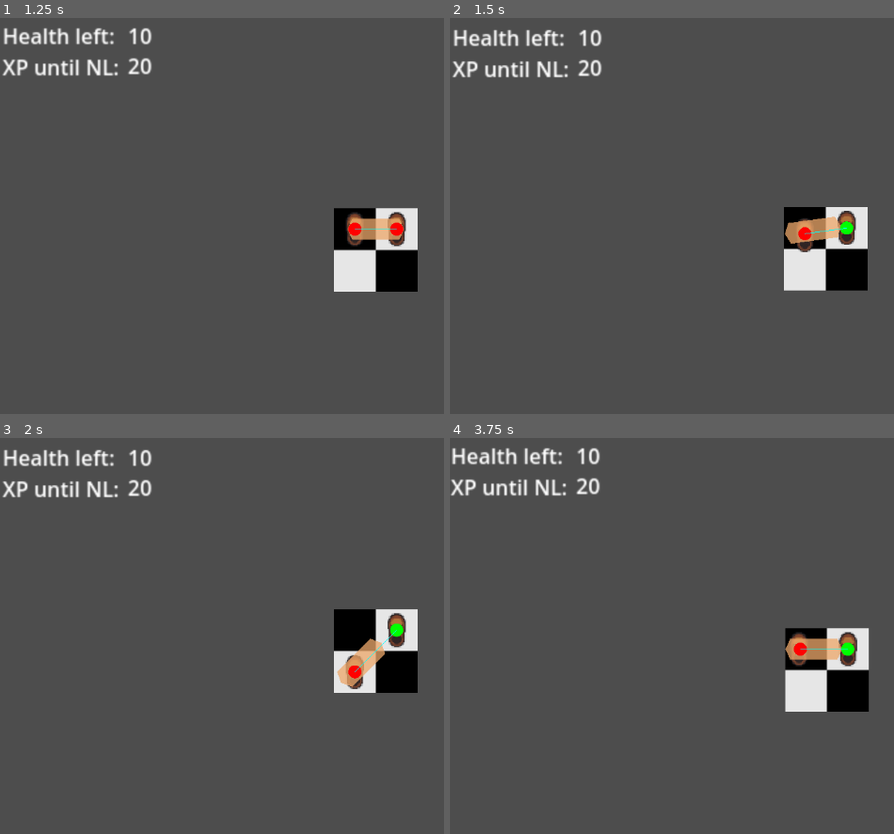
Above: before the commit, frames 1-4 (two rows, left to right).
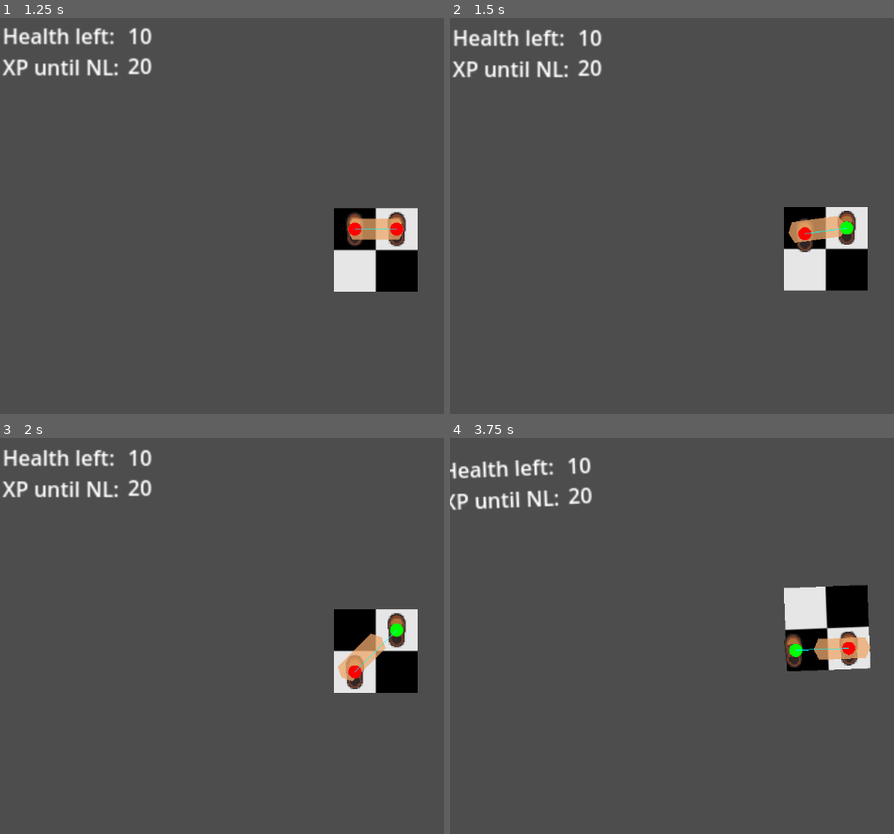
Above: after the commit, the same moments.

Repository: Meatplanter/Kelp_44
Game: Godot game, scene res://rogue_b.tscn
Same seed, same stepped clock (60 frames per second), same inputs: the game is played once before the commit and once after it. This scene is started directly instead of the project's main scene.
Inputs:
- Up to frame 1 (1.25 s): tap Enter at 0.5 s; hold D (LS_move_right) from 0.53 s (still down); hold M (ChangeMode) from 0.53 s (still down)
- Up to frame 2 (1.5 s): tap Space (Space) at 1.25, 1.35 s; release D (LS_move_right) at 1.28 s; release M (ChangeMode) at 1.28 s; hold X (LS_move_down) from 1.28 s (still down)
- Up to frame 3 (2 s): keep holding X (LS_move_down)
- Up to frame 4 (3.75 s): release X (LS_move_down) at 2.03 s; hold D (LS_move_right) 2.03-2.78 s; hold Shift (TargettingMode) 2.03-2.78 s; hold Q (LS_move_leftup) 2.78-3.53 s; tap 1 at 2.85 s; hold A (LS_move_left) from 3.53 s (still down); tap 2 at 3.6 s

Frame 1 is identical in both runs. In frame 2, 0.1% of the frame differs, in the area x 75-89%, y 49-58%; in frame 3, 0.3%; in frame 4, 7.5%, in the area x 0-95%, y 2-70%.

Commit message:
Movement, camera finished I think

Diff:
--- a/camera.gd
+++ b/camera.gd
@@ -1,6 +1,7 @@
 extends Node
 
 var cameraState = 0 #0 looking up, 1 looking right, 2 looking down, 3 looking left
+var cameraLooking = Vector2.UP
 
 #vector camera normal
 var VecRight = Vector2.RIGHT
--- a/camera_2d_new.gd
+++ b/camera_2d_new.gd
@@ -1,6 +1,7 @@
 extends Camera2D
 
-var lastRotationAngle = Movement.cumulativeAngle
+var lastRotationAngle = 0
+var rotThreshold = 90
 
 #var normal_zoom := Vector2(2,2)
 #
@@ -30,15 +31,45 @@
 		#else:
 			#zoom = normal_zoom / max(scale,1.0)
 
-func rotate_camera(right: bool):
 
-	lastRotationAngle = Movement.cumulativeAngle
+
+func rotate_camera(clockwise: bool): #if true turn camera right, if false turn left
+	if clockwise == true:
+		self.rotate(PI/2)
+		Camera.cameraState = wrapf(Camera.cameraState+1,0,4)
+		Movement.rotOffset += PI/2
+
+	elif clockwise == false:
+		self.rotate(-PI/2)
+		Camera.cameraState = wrapf(Camera.cameraState-1,0,4)
+		Movement.rotOffset -= PI/2
+
 
 func _ready():
 	lastRotationAngle = Movement.cumulativeAngle
 
 func _process(delta):
 	self.global_position = Movement.midpoint
+	if round(Movement.cumulativeAngle) + lastRotationAngle == rotThreshold:
+		rotate_camera(true)
+		lastRotationAngle -= 90
+
+		var tween: Tween
+		tween = create_tween()
+		tween.set_parallel()
+		tween.tween_property(%LeftShoe,"rotation",%LeftShoe.rotation+PI/2,0.5).set_trans(Movement.styleTween)
+		tween.tween_property(%RightShoe,"rotation",%RightShoe.rotation+PI/2,0.5).set_trans(Movement.styleTween)
+
+	elif round(Movement.cumulativeAngle) + lastRotationAngle == -rotThreshold:
+		rotate_camera(false)
+		lastRotationAngle += 90
+
+		var tween: Tween
+		tween = create_tween()
+		tween.set_parallel()
+		tween.tween_property(%LeftShoe,"rotation",%LeftShoe.rotation-PI/2,0.5).set_trans(Movement.styleTween)
+		tween.tween_property(%RightShoe,"rotation",%RightShoe.rotation-PI/2,0.5).set_trans(Movement.styleTween)
+
 	#normalizing vector for camera states
 	if Global.cameraState == 0:
 		Global.VecRight = Vector2.RIGHT
--- a/movement.gd
+++ b/movement.gd
@@ -9,17 +9,13 @@
 var moveTime = 0.4
 
 var moveSimpleOptimal: #e.g. walking forward, first half of movement, raising foot
-	get:
-		return pureMovement
+	get: return pureMovement
+var moveSimpleHeavy: #e.g. retracting step after planting foot
+	get: return placingWeight + pureMovement
 var moveComplexOptimal: #e.g. walking forward, planting foot in front
-	get:
-		return pureMovement + placingWeight
-var moveSimpleHeavy: #e.g. retracting step after planting foot
-	get:
-		return placingWeight + pureMovement
+	get: return pureMovement + placingWeight
 var moveComplexHeavy: #e.g. moving same foot outwards twice
-	get:
-		return placingWeight + pureMovement + placingWeight
+	get: return placingWeight + pureMovement + placingWeight
 
 var leftMoving = false
 var rightMoving = false
@@ -29,14 +25,23 @@
 var weightedShoe = "both"
 
 #normalized directions
-var DirRight = Vector2.RIGHT
-var DirLeft = Vector2.LEFT
-var DirUp = Vector2.UP
-var DirDown = Vector2.DOWN
-var DirRightUp = Vector2(1,-1)
-var DirRightDown = Vector2(1,1)
-var DirLeftUp = Vector2(-1,-1)
-var DirLeftDown = Vector2(-1,1)
+var rotOffset = 0*PI/2
+var DirRight:
+	get: return Vector2.RIGHT.rotated(rotOffset)
+var DirLeft:
+	get: return Vector2.LEFT.rotated(rotOffset)
+var DirUp:
+	get: return Vector2.UP.rotated(rotOffset)
+var DirDown:
+	get: return Vector2.DOWN.rotated(rotOffset)
+var DirRightUp:
+	get: return DirRight + DirUp
+var DirRightDown:
+	get: return DirRight + DirDown
+var DirLeftUp:
+	get: return DirLeft + DirUp
+var DirLeftDown:
+	get: return DirLeft + DirDown
 
 var CurrPosLeft = Vector2(0,0)
 var CurrPosRight = Vector2(32,0)
--- a/rogue_b.gd
+++ b/rogue_b.gd
@@ -57,17 +57,25 @@
 	var other = other_shoe(body)
 
 	var targetPos = body.global_position + dir * Movement.moveDistance
-	var dist = targetPos.distance_to(other.global_position)
-
-	if is_weighted(body) == false && dist == Movement.moveDistance: return 1 #Movement.moveSimpleOptimal
+	var dist = round(targetPos.distance_to(other.global_position))
+
+	var diagonal
+	if dir == Movement.DirRight or dir == Movement.DirLeft or dir == Movement.DirUp or dir == Movement.DirDown: diagonal = false
+	else: diagonal = true
+
+	if is_weighted(body) == false && dist == Movement.moveDistance && diagonal == false: return 1 #Movement.moveSimpleOptimal
+	elif is_weighted(body) == false && dist == Movement.moveDistance && diagonal == true: return 3 #Movement.moveComplexOptimal - but turning
+	elif is_weighted(body) == true && dist == Movement.moveDistance && diagonal == true: return 4 #Movement.moveComplexHeavy - but turning
 	elif is_weighted(body) == true && dist == Movement.moveDistance: return 2 #Movement.moveSimpleHeavy
 	elif is_weighted(body) == false && dist > Movement.moveDistance: return 3 #Movement.moveComplexOptimal
 	elif is_weighted(body) == true && dist > Movement.moveDistance: return 4 #Movement.moveComplexHeavy
 
+
+
 #calculate move time
 func move_time(body: Node2D, dir: Vector2):
 
-	var diagonal
+	var diagonal = 1
 	if dir == Movement.DirRight or dir == Movement.DirLeft or dir == Movement.DirUp or dir == Movement.DirDown: diagonal = 1
 	else: diagonal = sqrt(2)
 
@@ -76,24 +84,32 @@
 	elif move_type(body, dir) == 3: return Movement.moveComplexOptimal * diagonal
 	elif move_type(body, dir) == 4: return Movement.moveComplexHeavy * diagonal
 
+
 #calculate weight shift
 func calculate_shift_weight(body:Node2D,dir:Vector2):
 	var moveType = move_type(body,dir)
 	var moveTime = move_time(body,dir)
 
 	if moveType == 1: return
-	elif moveType == 2: shift_weight()
-	elif moveType == 3: shift_weight()
+	elif moveType == 2:
+		await get_tree().create_timer(moveTime / 2).timeout
+		shift_weight()
+	elif moveType == 3:
+		await get_tree().create_timer(moveTime / 2).timeout
+		shift_weight()
 	elif moveType == 4:
 		shift_weight()
 		await get_tree().create_timer(moveTime / 2).timeout
 		shift_weight()
-	#Ok, pomysł: poruszanie się ma od 0 do 2 przenosin ciężaru.
-	#Dzielimy czas ruchu na takie segmenty i wtedy w zależności od momentu zmieniamy ciężar
+	#elif moveType == 5:
+
 
 #movement
 func move(body:Node2D, dir: Vector2):
 	if can_move(body,dir) == true:
+
+		var moveType = move_type(body,dir)
+		var moveTime = move_time(body,dir)
 
 		#establish weight distribution, esp. first step
 		if hasMoved == false and is_weighted(body) == true:
@@ -102,8 +118,7 @@
 			other.weighted = false
 		else: calculate_shift_weight(body,dir)
 
-		var moveType = move_type(body,dir)
-		var moveTime = move_time(body,dir)
+		print(moveTime)
 
 		moveCooldown = true
 		$MovementCooldown.wait_time = moveTime
@@ -140,11 +155,11 @@
 	elif is_weighted(%LeftShoe):
 		var tween: Tween
 		tween = create_tween()
-		tween.tween_property(%AbdomenPolygon,"position",Movement.midpoint.lerp(Movement.CurrPosLeft,0.7),Movement.placingWeight)#.set_trans(Movement.styleTween)
+		tween.tween_property(%AbdomenPolygon,"position",Movement.midpoint.lerp(Movement.CurrPosLeft,0.7),Movement.placingWeight*2)#.set_trans(Movement.styleTween)
 	elif is_weighted(%RightShoe):
 		var tween: Tween
 		tween = create_tween()
-		tween.tween_property(%AbdomenPolygon,"position",Movement.midpoint.lerp(Movement.CurrPosRight,0.7),Movement.placingWeight)#.set_trans(Movement.styleTween)
+		tween.tween_property(%AbdomenPolygon,"position",Movement.midpoint.lerp(Movement.CurrPosRight,0.7),Movement.placingWeight*2)#.set_trans(Movement.styleTween)
 
 
 func _ready():
@@ -157,8 +172,9 @@
 	update_positions()
 	shift_abdomen()
 	vecAfter = Movement.orientation
-	var diff = vecBefore.angle_to(vecAfter)
+	var diff = rad_to_deg(vecBefore.angle_to(vecAfter))
 	Movement.cumulativeAngle += diff
+	#print(round(Movement.cumulativeAngle))
 
 
 func _input(event):
